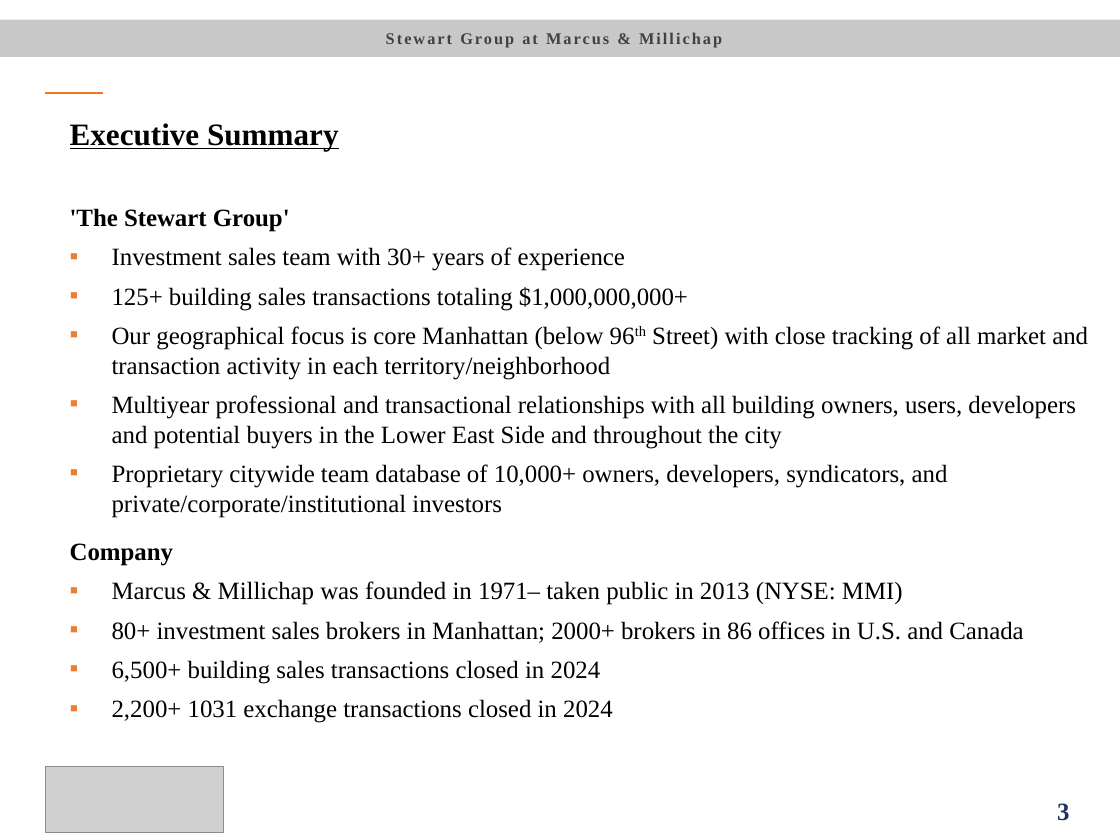
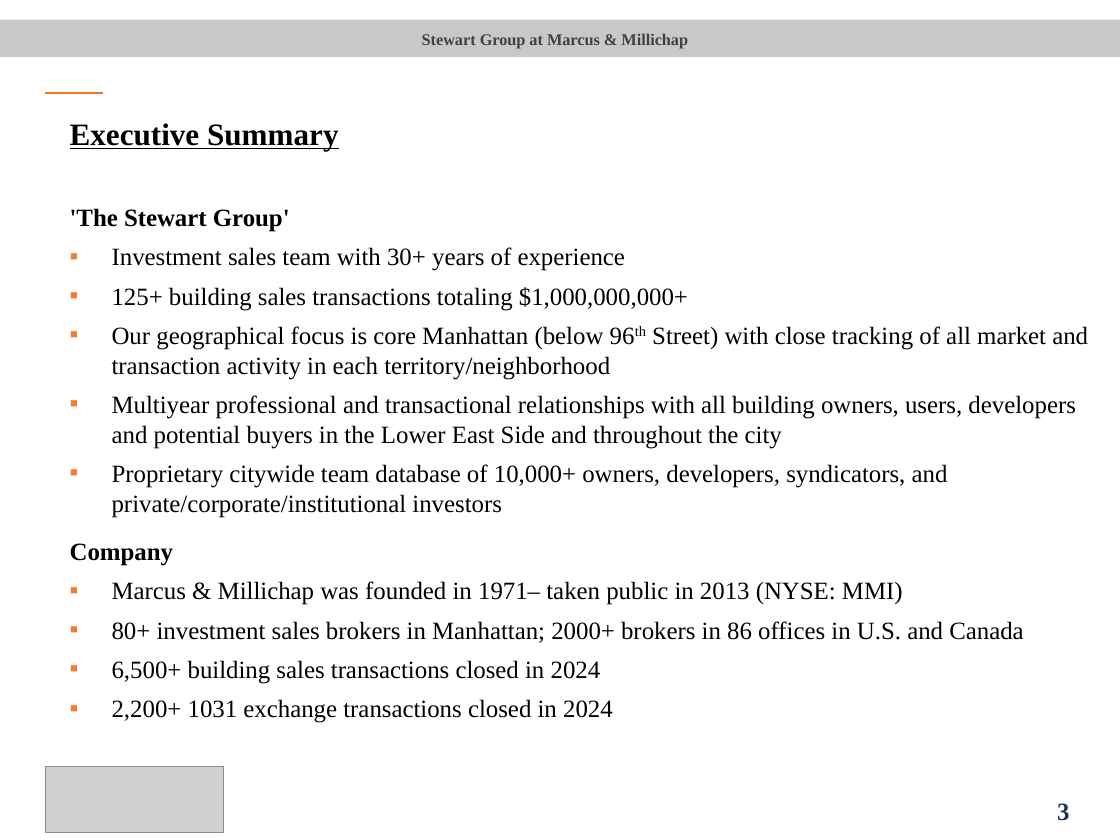
Before and after one commit to TheStewartGroup/BuildingAnalysis, a slide deck: slide 3 of template.pptx. Drawn at 1120x840 pixels with LibreOffice and Linux fonts; fonts in the diff are those of the drawing; grey boxes stand for pictures. Boxes give left, top, right and bottom in pixels: in the first picture for what was removed or moved away, otherwise in the second. Text is boxed around its words. In the diff, an @@ line names an element or a change of style, - is before the commit and + after.

```diff
--- a/template.pptx
+++ b/template.pptx
@@ text "Stewart Group at Marcus & ..." at box(422, 33, 688, 49): letter spacing 1.3 to 0 pt; rotation 90 to 0 degrees @@
```
Also in this commit, not shown: 9 other slides changed.
